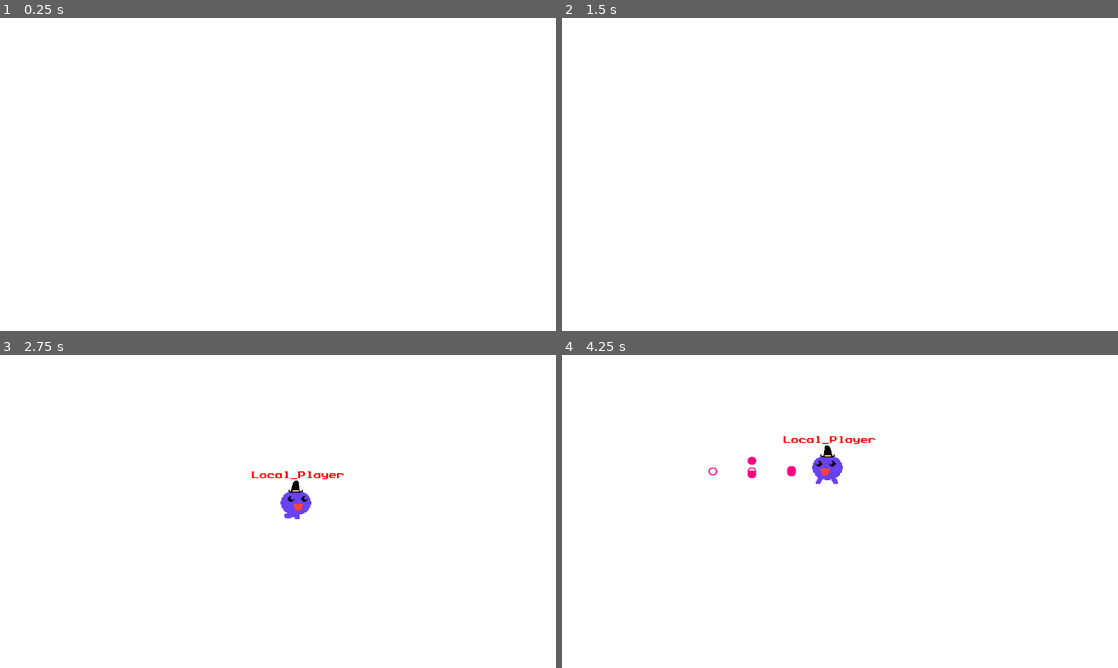
Above: before the commit, frames 1-4 (two rows, left to right).
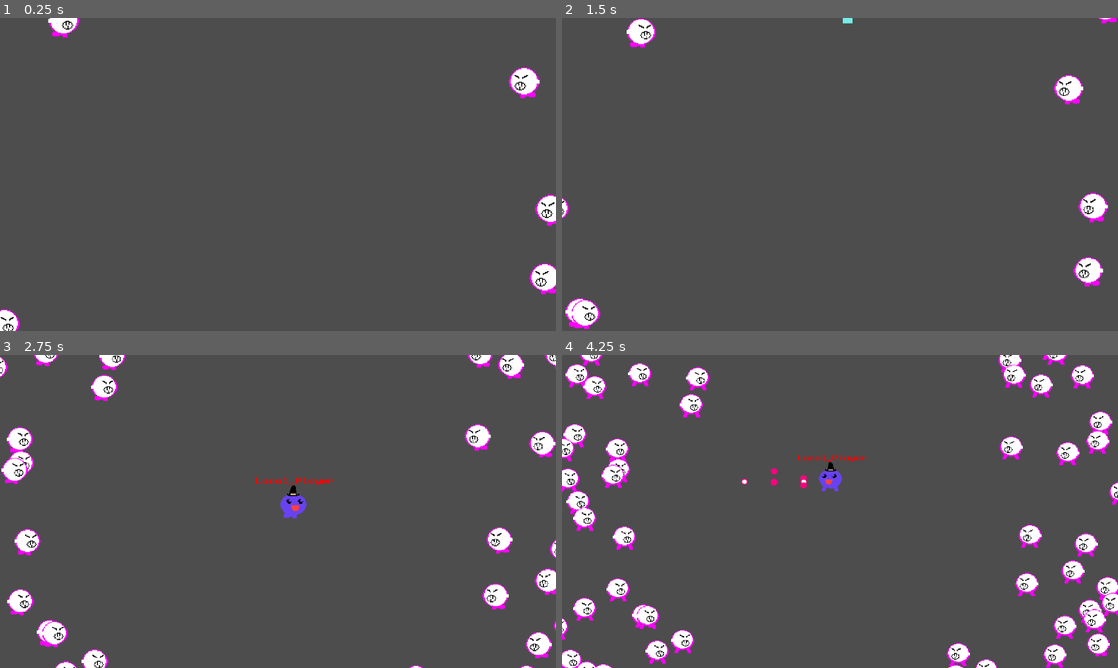
Above: after the commit, the same moments.

Repository: mcerdeira/d3mon
Game: Godot game, scene res://server.tscn
Two runs of this game, one before a commit and one after it. Both use one fixed random seed, a clock stepped at 60 frames per second and the inputs below.
Inputs (mouse positions are in pixels of both pictures, inside the frame that each line leads up to):
- Up to frame 1 (0.25 s): no input
- Up to frame 2 (1.5 s): tap Enter at 0.5 s; move the mouse to (962, 158) at 0.52 s; hold D (right) 0.53-1.28 s; tap Space (zoom, bound only after the commit) at 0.6 s; move the mouse to (728, 190) at 1.27 s; hold S (down) from 1.28 s (still down); tap Z (shoot) at 1.35 s
- Up to frame 3 (2.75 s): tap Space (zoom, bound only after the commit) at 1.55, 2.1 s; move the mouse to (333, 442) at 2.02 s; release S (down) at 2.03 s; hold D (right) from 2.03 s (still down)
- Up to frame 4 (4.25 s): move the mouse to (812, 574) at 2.77 s; release D (right) at 2.78 s; hold W (up) 2.78-3.53 s; tap Space (zoom, bound only after the commit) at 2.85, 3.8 s; move the mouse to (1006, 558) at 3.52 s; hold A (left) from 3.53 s (still down); hold Z (shoot) from 3.53 s (still down)

The runs differ from the first frame. In frame 1, 99% of the frame differs, in the area x 0-100%, y 0-100%; in frame 2, 99%; in frame 3, 97%; in frame 4, 95%.

Commit message:
Ememigos y pruebas con el zoom

Diff:
--- /dev/null
+++ b/src/Enemy.gd
@@ -0,0 +1,19 @@
+extends CharacterBody2D
+var speed = 10
+var where = get_viewport_rect().size / 2
+
+func _ready():
+	where = get_viewport_rect().size / 2
+	$sprite.play("default")
+	$face.play("default")
+
+func _process(delta):
+	var direction = global_position.direction_to(where)
+	velocity = direction * speed
+	move_and_slide()
+	if global_position.x < where.x:
+		$sprite.scale.x = 1
+		$face.scale.x = 1
+	else:
+		$sprite.scale.x = -1
+		$face.scale.x = -1
--- /dev/null
+++ b/src/Enemy.tscn
@@ -0,0 +1,54 @@
+[gd_scene load_steps=10 format=3 uid="uid://y5ehuuxwusy2"]
+
+[ext_resource type="Script" path="res://Enemy.gd" id="1_4w2vh"]
+[ext_resource type="Texture2D" uid="uid://bpdj47psq5inr" path="res://sprites/enemy_spr_0.png" id="1_woakx"]
+[ext_resource type="Texture2D" uid="uid://sjdmbvi6vwmu" path="res://sprites/enemy_spr_1.png" id="2_gl3j2"]
+[ext_resource type="Texture2D" uid="uid://cdohg6pp22fxf" path="res://sprites/enemy_spr_2.png" id="3_klk6m"]
+[ext_resource type="Texture2D" uid="uid://6vm0fo28ovq8" path="res://sprites/enemy_anger_spr_0.png" id="4_bjdt1"]
+[ext_resource type="Texture2D" uid="uid://dcjw62uvuaeor" path="res://sprites/enemy_anger_spr_1.png" id="5_mjhnl"]
+[ext_resource type="Texture2D" uid="uid://uko6cdsr1u6n" path="res://sprites/enemy_anger_spr_2.png" id="6_02k6r"]
+
+[sub_resource type="SpriteFrames" id="SpriteFrames_ofeu1"]
+animations = [{
+"frames": [{
+"duration": 1.0,
+"texture": ExtResource("1_woakx")
+}, {
+"duration": 1.0,
+"texture": ExtResource("2_gl3j2")
+}, {
+"duration": 1.0,
+"texture": ExtResource("3_klk6m")
+}],
+"loop": true,
+"name": &"default",
+"speed": 5.0
+}]
+
+[sub_resource type="SpriteFrames" id="SpriteFrames_pr4nl"]
+animations = [{
+"frames": [{
+"duration": 1.0,
+"texture": ExtResource("4_bjdt1")
+}, {
+"duration": 1.0,
+"texture": ExtResource("5_mjhnl")
+}, {
+"duration": 1.0,
+"texture": ExtResource("6_02k6r")
+}],
+"loop": true,
+"name": &"default",
+"speed": 5.0
+}]
+
+[node name="Enemy" type="CharacterBody2D"]
+script = ExtResource("1_4w2vh")
+
+[node name="sprite" type="AnimatedSprite2D" parent="."]
+sprite_frames = SubResource("SpriteFrames_ofeu1")
+frame_progress = 0.0597664
+
+[node name="face" type="AnimatedSprite2D" parent="."]
+sprite_frames = SubResource("SpriteFrames_pr4nl")
+frame_progress = 0.513128
--- a/src/game.gd
+++ b/src/game.gd
@@ -1,8 +1,27 @@
 extends Node2D
 var player_obj = preload("res://player.tscn")
+var enemu_obj = preload("res://Enemy.tscn")
 var local_player = false
+var enemy_spawn_ttl_total = 5
+var enemy_spawn_ttl = 0
+var spawn_swap = 0
+var radius = Vector2(650, 0)
+var enemy_count = 30
 
 func _physics_process(delta):
+	if Input.is_action_just_pressed("zoom"):
+		$Camera2D.zoom -= Vector2(0.05, 0.05)
+		enemy_count += 10
+		radius += Vector2(100, 0)
+		spawn_enemy()
+		radius += Vector2(100, 0)
+		spawn_enemy()
+
+	enemy_spawn_ttl -= 1 * delta
+	if enemy_spawn_ttl <= 0:
+		enemy_spawn_ttl = enemy_spawn_ttl_total
+		spawn_enemy()
+
 	if !local_player:
 		if Input.is_action_just_pressed("shoot"):
 			local_player = true
@@ -21,6 +40,27 @@
 
 		if Input.is_action_just_released("down") or Input.is_action_just_released("up") or Input.is_action_just_released("left") or Input.is_action_just_released("right"):
 			send_command(0, "1:end")
+
+func spawn_enemy():
+	var count = enemy_count
+	var center = get_viewport_rect().size / 2
+
+	var step = 2 * PI / count
+
+	for i in range(count):
+		var spawn_pos = center + radius.rotated(step * i)
+
+		spawn_pos.x += Global.pick_random(range(1, 100)) * Global.pick_random([1, -1])
+		spawn_pos.y += Global.pick_random(range(1, 100)) * Global.pick_random([1, -1])
+
+		var node = enemu_obj.instantiate()
+		node.position = spawn_pos
+		add_child(node)
+
+	if spawn_swap == 0:
+		spawn_swap = 1
+	else:
+		spawn_swap = 0
 
 func send_command(peer_id, message):
 	var msg = message.rsplit(":")
--- a/src/game.tscn
+++ b/src/game.tscn
@@ -3,14 +3,8 @@
 [ext_resource type="Script" path="res://game.gd" id="1_noc6f"]
 
 [node name="Game" type="Node2D"]
+y_sort_enabled = true
 script = ExtResource("1_noc6f")
 
-[node name="ColorRect" type="ColorRect" parent="."]
-z_index = -4096
-offset_left = -1427.0
-offset_top = -529.0
-offset_right = 3349.0
-offset_bottom = 2071.0
-
 [node name="Camera2D" type="Camera2D" parent="."]
-anchor_mode = 0
+position = Vector2(576, 323)
--- a/src/project.godot
+++ b/src/project.godot
@@ -53,6 +53,11 @@
 "events": [Object(InputEventKey,"resource_local_to_scene":false,"resource_name":"","device":-1,"window_id":0,"alt_pressed":false,"shift_pressed":false,"ctrl_pressed":false,"meta_pressed":false,"pressed":false,"keycode":0,"physical_keycode":68,"key_label":0,"unicode":100,"echo":false,"script":null)
 ]
 }
+zoom={
+"deadzone": 0.5,
+"events": [Object(InputEventKey,"resource_local_to_scene":false,"resource_name":"","device":-1,"window_id":0,"alt_pressed":false,"shift_pressed":false,"ctrl_pressed":false,"meta_pressed":false,"pressed":false,"keycode":0,"physical_keycode":32,"key_label":0,"unicode":32,"echo":false,"script":null)
+]
+}
 
 [rendering]
 
Binary file added: src/sprites/enemy_anger_spr_0.png
Not shown, added: src/sprites/enemy_anger_spr_0.png.import
Binary file added: src/sprites/enemy_anger_spr_1.png
Not shown, added: src/sprites/enemy_anger_spr_1.png.import
Binary file added: src/sprites/enemy_anger_spr_2.png
Not shown, added: src/sprites/enemy_anger_spr_2.png.import
Binary file added: src/sprites/enemy_dead_spr_0.png
Not shown, added: src/sprites/enemy_dead_spr_0.png.import
Binary file added: src/sprites/enemy_spr_0.png
Not shown, added: src/sprites/enemy_spr_0.png.import
Binary file added: src/sprites/enemy_spr_1.png
Not shown, added: src/sprites/enemy_spr_1.png.import
(and 2 more such lines)
